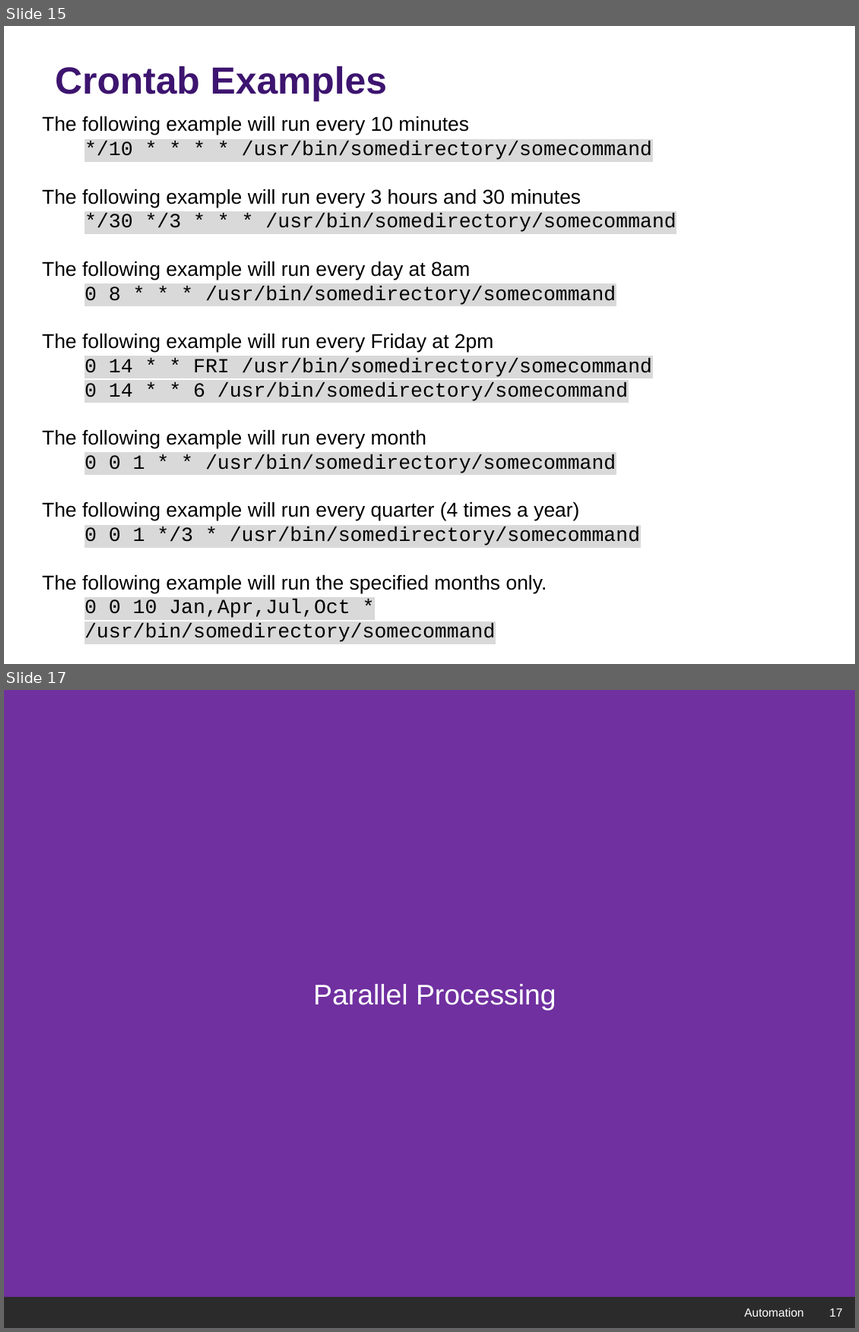
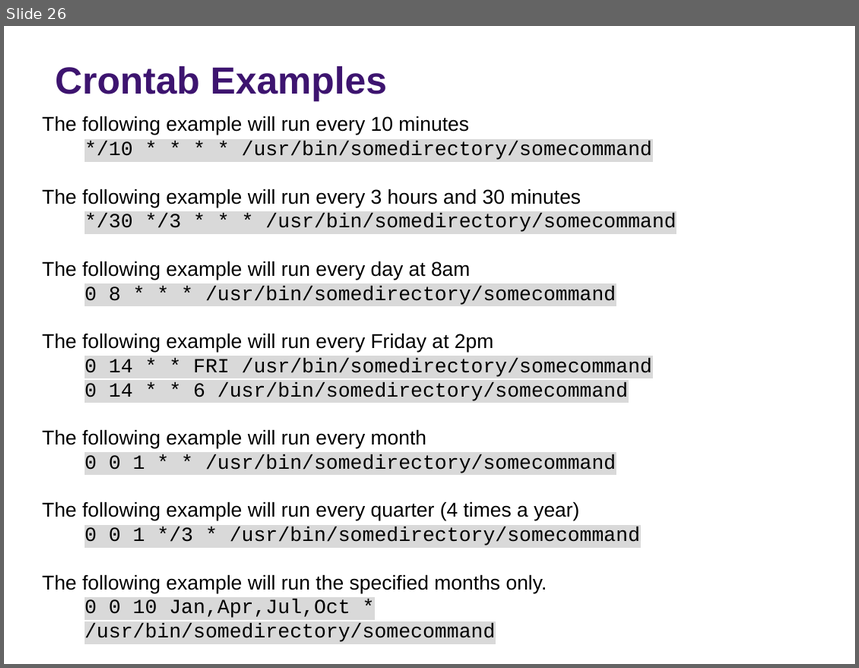
Before and after one commit to rs-kellogg/2023-phd-workshop, a slide deck: session-3/Session-3-Automation-Testing.pptx. Shown one above the other, each under a label of ours: slides 15 and 17 before the commit, slide 26 after it; the slides between them are not shown. The pictures are 859x1332 and 859x668 pixels, drawn with LibreOffice and Linux fonts; fonts in the diff are those of the drawing; background and template pictures are left out; a plain dark background stands for a picture behind light text. Boxes give left, top, right and bottom in pixels: in the first picture for what was removed or moved away, otherwise in the second. Text is boxed around its words. In the diff, an @@ line names an element or a change of style, - is before the commit and + after.

```diff
--- a/session-3/Session-3-Automation-Testing.pptx
+++ b/session-3/Session-3-Automation-Testing.pptx
@@ slide 17 removed at bbox=[4, 690, 855, 1328], background picture (left out) @@
@@ text removed at bbox=[4, 690, 855, 1298] @@
-Parallel Processing
@@ text removed at bbox=[744, 1308, 804, 1317] @@
-Automation
@@ page number removed at bbox=[829, 1309, 842, 1317] @@
-17
@@ what was slide 15 is now slide 26 @@
```
Also in this commit, not shown: 11 slides changed, 4 slides added, 2 other slides removed.
